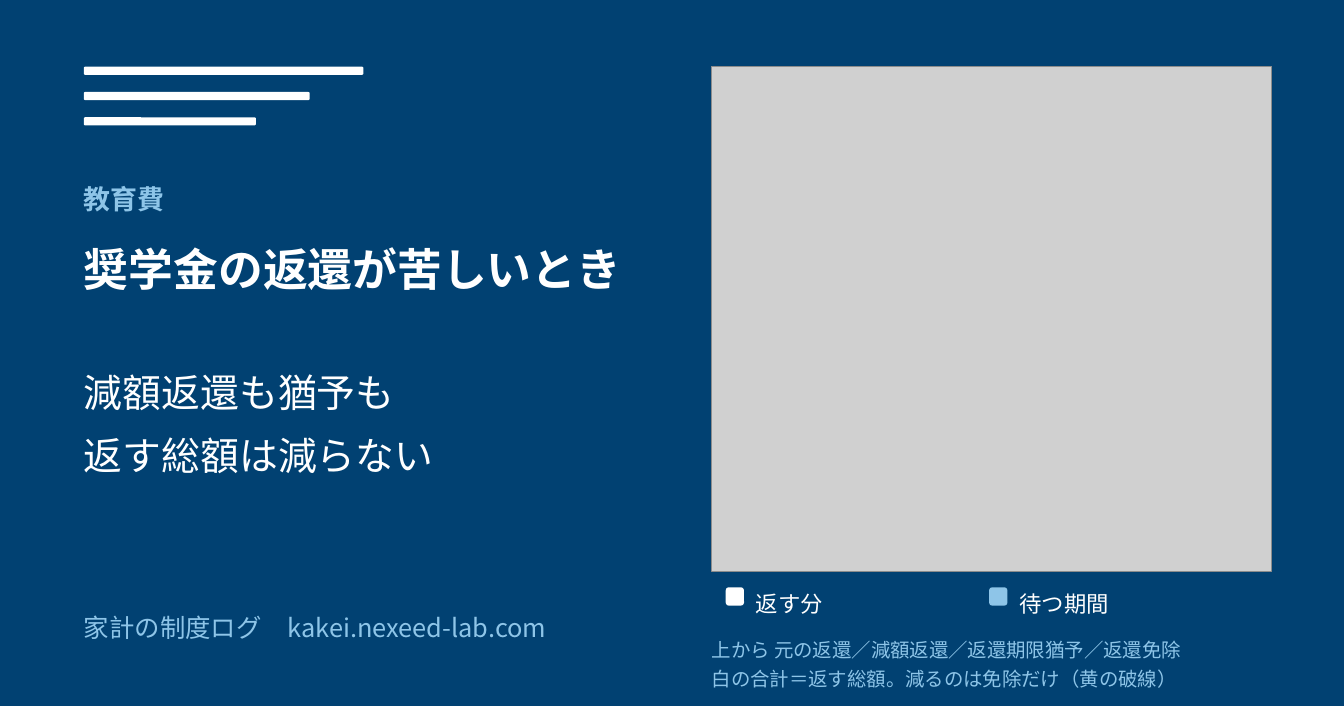
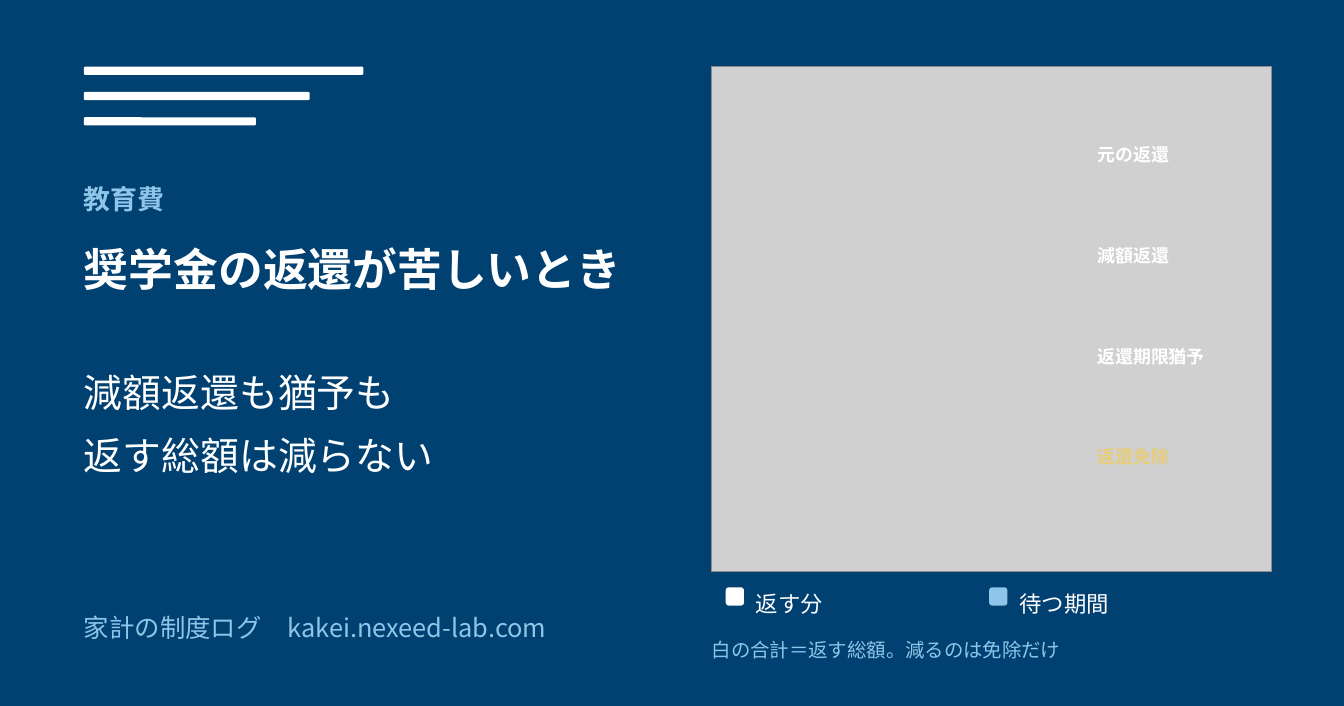
Before and after one commit to oshima0627/kakei, a slide deck: slide 9 of tools/article-images/article-images.pptx. Drawn at 1344x706 pixels with LibreOffice and Linux fonts; fonts in the diff are those of the drawing; grey boxes stand for pictures. Boxes give left, top, right and bottom in pixels: in the first picture for what was removed or moved away, otherwise in the second. Text is boxed around its words. In the diff, an @@ line names an element or a change of style, - is before the commit and + after.

```diff
--- a/tools/article-images/article-images.pptx
+++ b/tools/article-images/article-images.pptx
@@ text added at (x1=1097, y1=146, x2=1169, y2=162), 12 pt, text #FFFFFF, bold @@
+元の返還
@@ text added at (x1=1097, y1=241, x2=1169, y2=267), 12 pt, text #FFFFFF, bold @@
+減額返還
@@ text added at (x1=1097, y1=348, x2=1204, y2=364), 12 pt, text #FFFFFF, bold @@
+返還期限猶予
@@ text at (x1=712, y1=641, x2=1061, y2=659): text changed @@
-上から 元の返還／減額返還／返還期限猶予／返還免除
-白の合計＝返す総額。減るのは免除だけ（黄の破線）
+白の合計＝返す総額。減るのは免除だけ
```
Also in this commit, not shown: 7 other slides changed, 18 other files.
